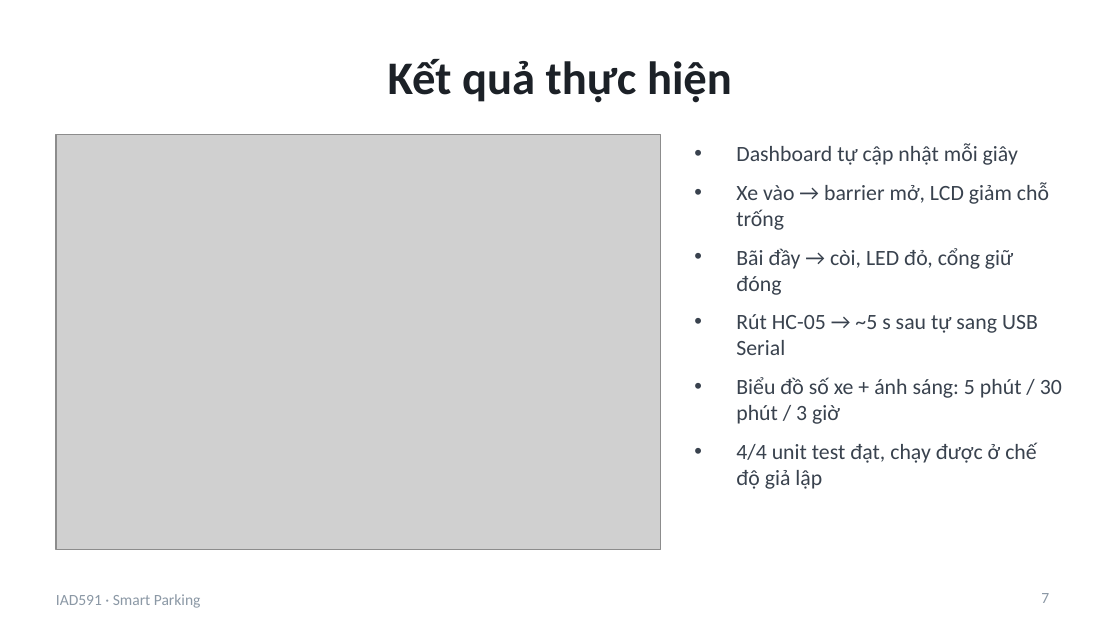
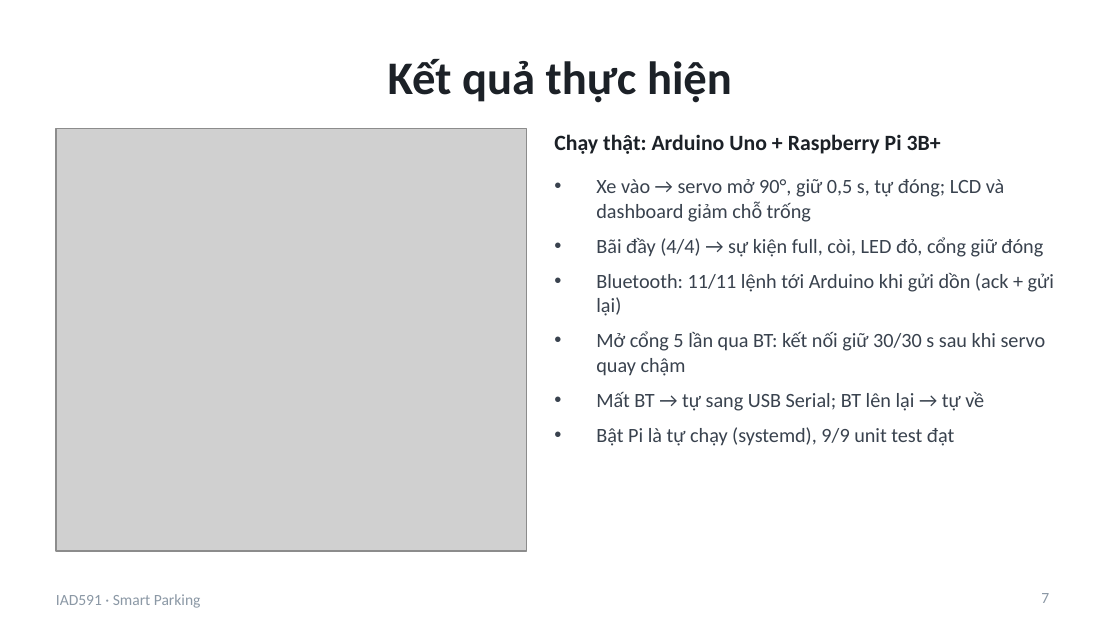
Before and after one commit to haihpse150218/iad591-smart-parking, a slide deck: slide 7 of docs/SmartParking_IAD591.pptx. Drawn at 1120x630 pixels with LibreOffice and Linux fonts; fonts in the diff are those of the drawing; grey boxes stand for pictures. Boxes give left, top, right and bottom in pixels: in the first picture for what was removed or moved away, otherwise in the second. Text is boxed around its words. In the diff, an @@ line names an element or a change of style, - is before the commit and + after.

```diff
--- a/docs/SmartParking_IAD591.pptx
+++ b/docs/SmartParking_IAD591.pptx
@@ picture resized from (x1=56, y1=134, x2=661, y2=550) to (x1=56, y1=129, x2=526, y2=551) @@
@@ text added at (x1=554, y1=134, x2=941, y2=154), 14 pt, text #1C2127, bold @@
+Chạy thật: Arduino Uno + Raspberry Pi 3B+
@@ text at (x1=596, y1=179, x2=1054, y2=446): text changed; size 14 to 13 pt @@
-• Dashboard tự cập nhật mỗi giây
-• Xe vào → barrier mở, LCD giảm chỗ trống
-• Bãi đầy → còi, LED đỏ, cổng giữ đóng
-• Rút HC-05 → ~5 s sau tự sang USB Serial
-• Biểu đồ số xe + ánh sáng: 5 phút / 30 phút / 3 giờ
-• 4/4 unit test đạt, chạy được ở chế độ giả lập
+• Xe vào → servo mở 90°, giữ 0,5 s, tự đóng; LCD và dashboard giảm chỗ trống
+• Bãi đầy (4/4) → sự kiện full, còi, LED đỏ, cổng giữ đóng
+• Bluetooth: 11/11 lệnh tới Arduino khi gửi dồn (ack + gửi lại)
+• Mở cổng 5 lần qua BT: kết nối giữ 30/30 s sau khi servo quay chậm
+• Mất BT → tự sang USB Serial; BT lên lại → tự về
+• Bật Pi là tự chạy (systemd), 9/9 unit test đạt
```
Also in this commit, not shown: 5 other slides changed, 1 other file.
